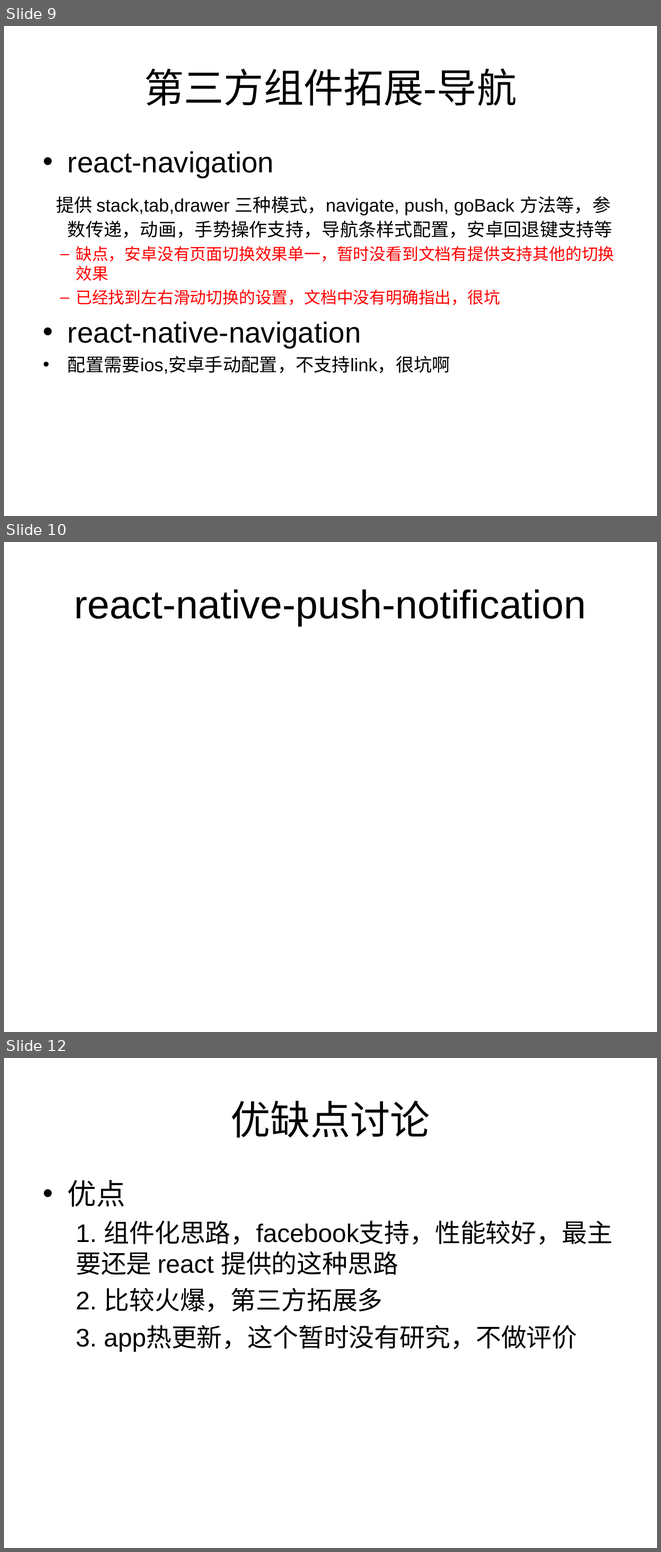
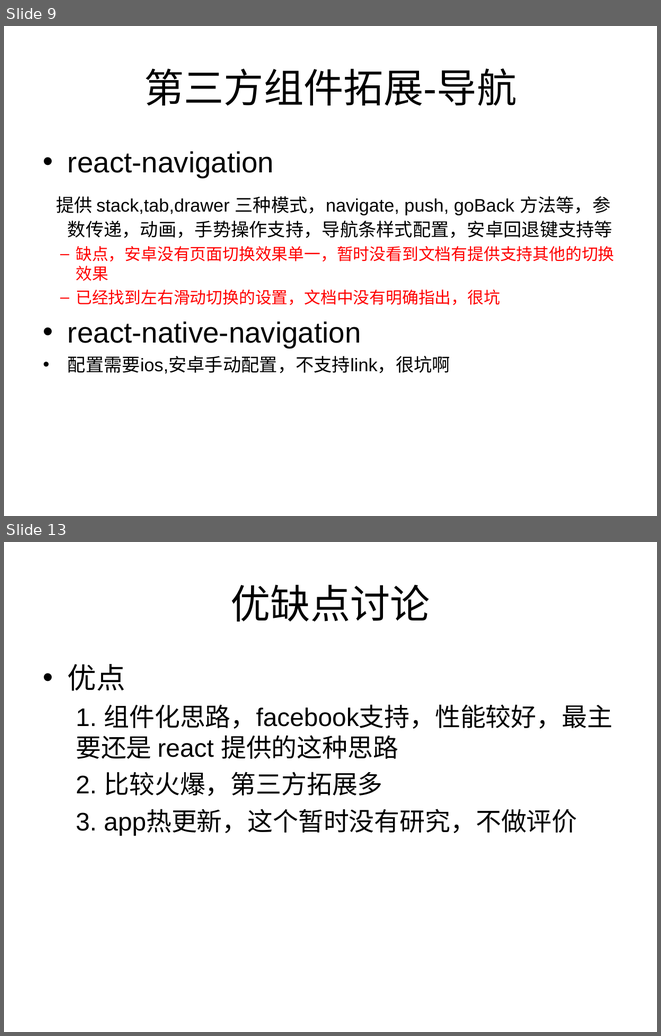
Before and after one commit to ilovezy/rnDemo, a slide deck: React-native 介绍.ppt. Shown one above the other, each under a label of ours: slides 9, 10 and 12 before the commit, slides 9 and 13 after it; the slides between them are not shown. The pictures are 661x1552 and 661x1036 pixels, drawn with LibreOffice and Linux fonts; fonts in the diff are those of the drawing. Boxes give left, top, right and bottom in pixels: in the first picture for what was removed or moved away, otherwise in the second. Text is boxed around its words. In the diff, an @@ line names an element or a change of style, - is before the commit and + after.

```diff
--- a/React-native 介绍.ppt
+++ b/React-native 介绍.ppt
@@ slide 10 removed at box(4, 542, 657, 1032), background #FFFFFF @@
@@ title removed at box(74, 589, 586, 626) @@
-react-native-push-notification
@@ what was slide 12 is now slide 13 @@
```
Also in this commit, not shown: 3 slides added, 1 other file.
